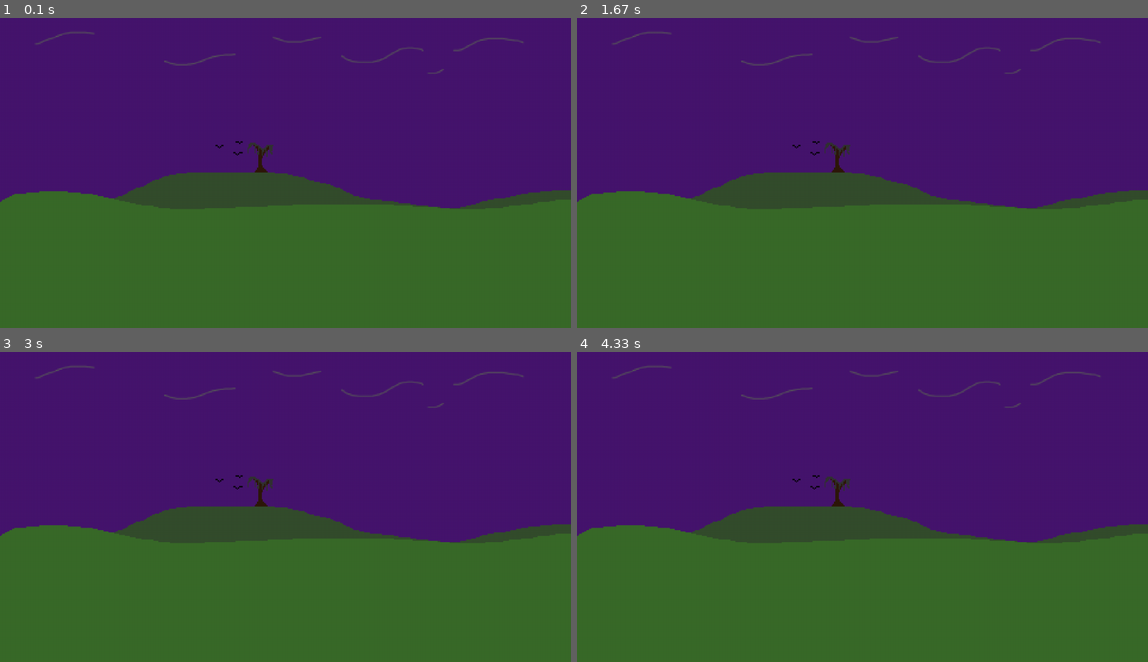
Above: before the commit, frames 1-4 (two rows, left to right).
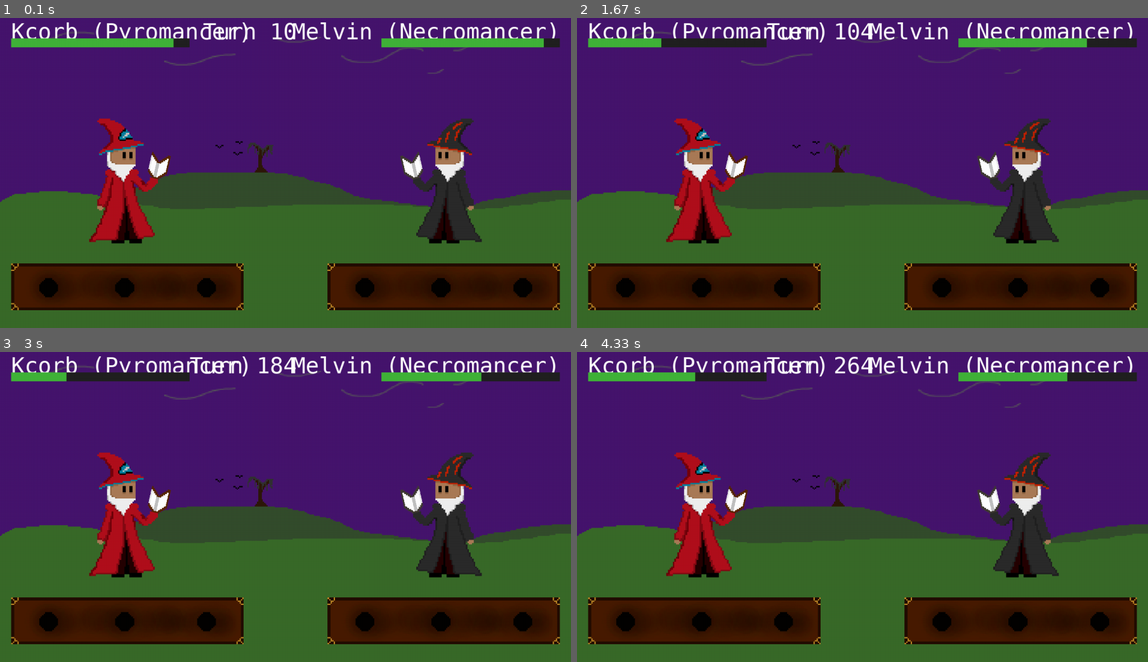
Above: after the commit, the same moments.

Repository: Kcorb0/wizards-pygame
Game: pygame game, started from main.py
The game is run twice, just before and just after one commit, with the same random seed, the same clock (stepped at 60 frames per second) and the same inputs.
Inputs:
- Up to frame 1 (0.1 s): no input
- Up to frame 2 (1.67 s): no input
- Up to frame 3 (3 s): no input
- Up to frame 4 (4.33 s): no input

The runs differ from the first frame. In frame 1, 22% of the frame differs, in the area x 1-99%, y 1-95%; in frame 2, 22%; in frame 3, 22%; in frame 4, 22%.

Commit message:
Health system implemented and turns. Also blited assets to the window.

Diff:
--- a/main.py
+++ b/main.py
@@ -1,17 +1,116 @@
+from pygame import font
+from pygame.display import update
 from wizards import Pyromancer, Necromancer
 import pygame
 import sys
+import random as rand
 
 pygame.init()
+pygame.font.init()
 
 # 1280 x 720 display
 WIDTH, HEIGHT = 1280, 720
 window = pygame.display.set_mode((WIDTH, HEIGHT))
 pygame.display.set_caption("Wizards")
 bg = pygame.image.load("assets/spooky_bg.jpg")
+font_casc = pygame.font.SysFont("Cascadia Mono", 50)
 
-player = Pyromancer("Josh", 22)
-enemy = Necromancer("Kcorb", 45)
+
+def mana_orbs():
+    pass
+
+
+def health_bar(p1_hp, p2_hp):
+    if p1_hp < 100:
+        bar1_width = 400 * float(f"0.{p1_hp}")
+    else:
+        bar1_width = 400
+
+    if p2_hp < 100:
+        bar2_width = 400 * float(f"0.{p2_hp}")
+    else:
+        bar2_width = 400
+
+    pygame.draw.rect(window, (33, 33, 33), pygame.Rect(25, 70, 400, 20))
+    pygame.draw.rect(window, (33, 33, 33), pygame.Rect(WIDTH - 425, 70, 400, 20))
+
+    pygame.draw.rect(window, (65, 179, 57), pygame.Rect(25, 70, bar1_width, 20))
+    pygame.draw.rect(
+        window, (65, 179, 57), pygame.Rect(WIDTH - 425, 70, bar2_width, 20)
+    )
+
+
+def spell_board():
+    spell_board = pygame.image.load("assets/spell_board.png")
+    spell_board_scaled = pygame.transform.scale(
+        spell_board,
+        [
+            int(spell_board.get_width() * 0.7),
+            int(spell_board.get_height() * 0.7),
+        ],
+    )
+    window.blit(spell_board_scaled, [25, 575])
+    window.blit(spell_board_scaled, [WIDTH - spell_board_scaled.get_width() - 25, 575])
+
+
+def players(player1, player2):
+
+    scale_multiplier = 0.40
+
+    player1_sprite = pygame.image.load(player1.sprite)
+    player1_sprite_scaled = pygame.transform.scale(
+        player1_sprite,
+        [
+            int(player1_sprite.get_width() * scale_multiplier),
+            int(player1_sprite.get_height() * scale_multiplier),
+        ],
+    )
+
+    player2_sprite = pygame.image.load(player2.sprite)
+    player2_sprite_scaled = pygame.transform.flip(
+        pygame.transform.scale(
+            player2_sprite,
+            [
+                int(player2_sprite.get_width() * scale_multiplier),
+                int(player2_sprite.get_height() * scale_multiplier),
+            ],
+        ),
+        True,
+        False,
+    )
+
+    player1_name = font_casc.render(
+        f"{player1.name} {player1.title}", True, (255, 255, 255)
+    )
+    player2_name = font_casc.render(
+        f"{player2.name} {player2.title}", True, (255, 255, 255)
+    )
+
+    window.blit(player1_name, [25, 25])
+    window.blit(player2_name, [WIDTH - player2_name.get_width() - 25, 25])
+
+    window.blit(player1_sprite_scaled, [200, 250])
+    window.blit(
+        player2_sprite_scaled, [WIDTH - player2_sprite_scaled.get_width() - 200, 250]
+    )
+
+
+def draw_objects(player1, player2):
+    # Draw Health bars (two rectangles should do)
+    # Draw mana orbs
+    window.blit(bg, [0, 0])
+    players(player1, player2)
+    health_bar(player1.health, player2.health)
+    spell_board()
+
+
+def update_turn(turn):
+    turn_text = font_casc.render(f"Turn {turn}", True, (255, 255, 255))
+    window.blit(turn_text, [(WIDTH / 2) - turn_text.get_width() + 25, 25])
+
+
+player = Pyromancer("Kcorb", 22)
+enemy = Necromancer("Melvin", 45)
 turn = 1
 
 while True:
@@ -19,6 +118,13 @@
         if event.type == pygame.QUIT:
             sys.exit()
 
-    window.blit(bg, [0, 0])
+    draw_objects(player, enemy)
+    update_turn(turn)
     pygame.display.update()
     turn += 1
+
+    player.health -= 1
+    enemy.health -= 1
+    if player.health < 30 or enemy.health < 30:
+        player.health = rand.randint(31, 99)
+        enemy.health = rand.randint(31, 99)
--- a/wizards.py
+++ b/wizards.py
@@ -22,9 +22,10 @@
 
 
 class Pyromancer(Wizard):
-    def __init__(self, name, age, speed=55, health=30, mana=3):
+    def __init__(self, name, age, speed=55, health=100, mana=3):
         super().__init__(name, age, speed=speed, health=health, mana=mana)
-        self.sprite = None
+        self.title = "(Pyromancer)"
+        self.sprite = "assets/pyromancer.png"
         self.spellbook = ["Explosion", "Fire Whirl"]
 
     def spell_explosion(self):
@@ -45,9 +46,10 @@
 
 
 class Necromancer(Wizard):
-    def __init__(self, name, age, speed=40, health=30, mana=3):
+    def __init__(self, name, age, speed=40, health=100, mana=3):
         super().__init__(name, age, speed=speed, health=health, mana=mana)
-        self.sprite = None
+        self.title = "(Necromancer)"
+        self.sprite = "assets/necromancer.png"
         self.spellbook = ["Corrupt"]
 
     def spell_corrupt(self):
Binary file added: assets/spell_board.png
Binary file added: assets/spells/placeholder.png
Binary file added: assets/spells/spell_explosion.png
